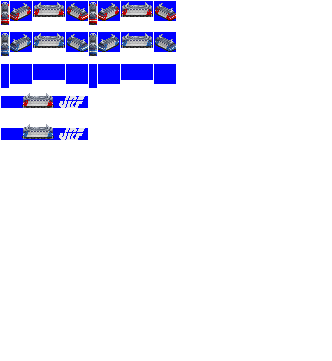
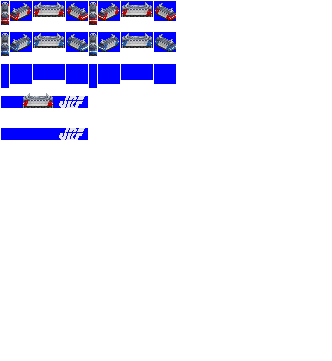
Two versions of the same layered image (332 x 361). Layer-by-layer changes:
painted on "pants" over left=26, top=124, right=50, bottom=130
painted on "ef500" over left=24, top=106, right=52, bottom=130
painted on "cc" over left=22, top=127, right=54, bottom=139
